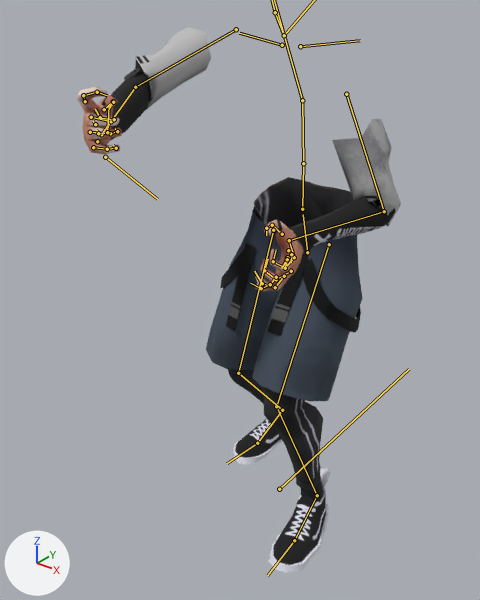
An edit to the FBX model Assets/6v6Shooter/Animations/[03] GunSpecific Animations/[Assault rifle] M4A1 FPS animations/M4A1-Sentinel Inspect Animations.fbx, drawn before and after from the same camera.
The view is the same before and after, from a 50 mm camera at (0.996, -1.463, 1.57) aimed at (-0.058, -0.146, 0.754). Arrows for +X, +Y and +Z are at lower left; the lights stay in place. Both versions are drawn at frame 130 of the action 'AN_FPS_M4A1_Inspect'; the numbers are the values there. The bones that bend it are drawn over the model as lines.

Names of what the first picture shows: 'SM_MaleBody_FPS', 'SM_Outfit1_Male_FPS'.
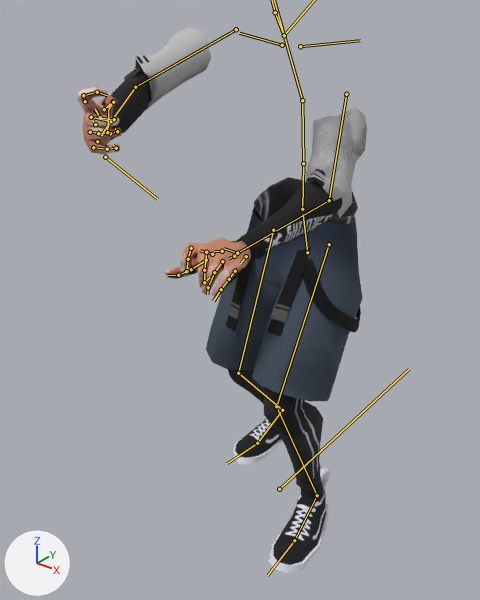
Diff of the bpy script that builds the scene:
```diff
--- a/Assets/6v6Shooter/Animations/[03] GunSpecific Animations/[Assault rifle] M4A1 FPS animations/M4A1-Sentinel Inspect Animations.fbx.py
+++ b/Assets/6v6Shooter/Animations/[03] GunSpecific Animations/[Assault rifle] M4A1 FPS animations/M4A1-Sentinel Inspect Animations.fbx.py
@@ bone_def_upper_arm_l @@
 bone_def_upper_arm_l = bpy.data.objects['rig'].pose.bones['DEF-upper_arm.L']  # child of 'DEF-shoulder.L'
-bone_def_upper_arm_l.rotation_quaternion = (0.797, 0.31, 0.508, -0.098)  # degrees (54, 61, 19)
-bone_def_upper_arm_l.scale = (1.02, 0.96, 1.02)
+bone_def_upper_arm_l.rotation_quaternion = (0.69, 0.608, 0.388, -0.066)  # degrees (93, 38, 29)
+bone_def_upper_arm_l.scale = (1.01, 0.98, 1.01)
@@ bone_def_forearm_l @@
 bone_def_forearm_l = bpy.data.objects['rig'].pose.bones['DEF-forearm.L']  # child of 'DEF-upper_arm.L'
-bone_def_forearm_l.rotation_quaternion = (0.735, 0.675, -0.042, 0.048)  # degrees (85, -7, 1)
-bone_def_forearm_l.scale = (1.0, 0.94, 1.06)
+bone_def_forearm_l.rotation_quaternion = (0.948, 0.306, -0.077, 0.035)  # degrees (36, -10, 1)
+bone_def_forearm_l.scale = (1.0, 0.98, 1.02)
@@ bone_def_hand_l @@
 bone_def_hand_l = bpy.data.objects['rig'].pose.bones['DEF-hand.L']  # child of 'DEF-forearm.L'
-bone_def_hand_l.rotation_quaternion = (0.748, -0.524, 0.125, 0.387)  # degrees (-59, 36, 34)
-bone_def_hand_l.scale = (0.99, 0.98, 1.03)
+bone_def_hand_l.rotation_quaternion = (0.434, -0.324, 0.784, 0.302)  # degrees (-24, 119, 31)
+bone_def_hand_l.scale = (0.99, 1.0, 1.01)
```

Boxes (x1, y1, x2, y2) around the edits, measured in the pictures (480 x 600 px):
'SM_Outfit1_Male_FPS', posed (12% narrower): before (124, 27, 401, 401); after (124, 27, 367, 401)
'SM_MaleBody_FPS', posed (12% narrower): before (78, 70, 396, 573); after (78, 70, 358, 573)
bone 'DEF-upper_arm.L', root to tip: before (346, 94) to (384, 211); after (346, 94) to (329, 200)
bone 'DEF-forearm.L', root to tip: before (384, 211) to (289, 240); after (329, 200) to (237, 253)
bone 'DEF-hand.L', root to tip: before (289, 240) to (294, 256); after (237, 253) to (224, 248)
